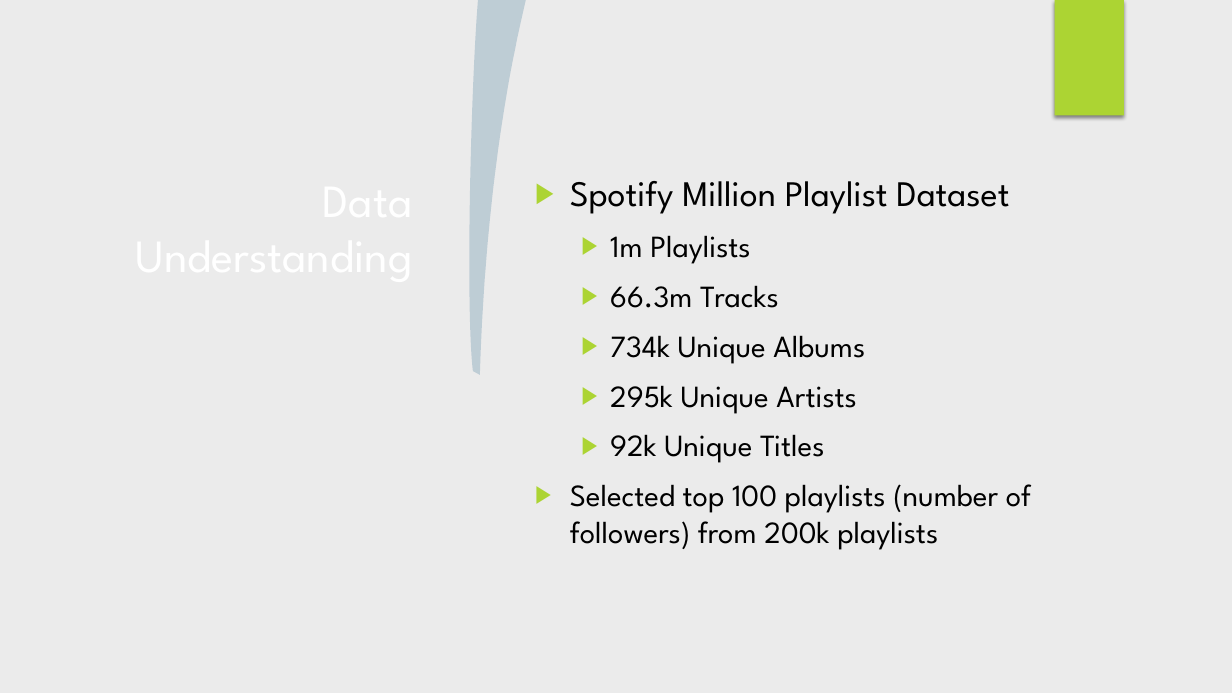
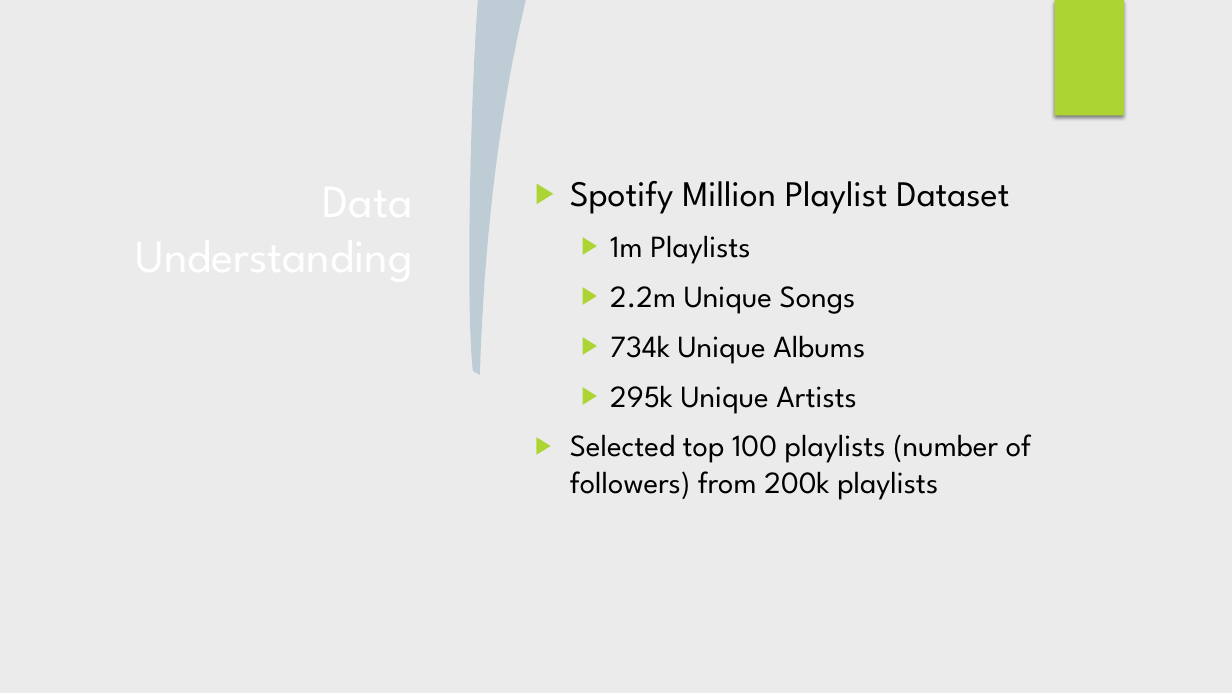
Before and after one commit to justingrisanti/dsc-capstone-project, a slide deck: slide 5 of Project Presentation.pptx (slide 4 before the commit). Drawn at 1232x693 pixels with LibreOffice and Linux fonts; fonts in the diff are those of the drawing; background and template pictures are left out. Boxes give left, top, right and bottom in pixels: in the first picture for what was removed or moved away, otherwise in the second. Text is boxed around its words. In the diff, an @@ line names an element or a change of style, - is before the commit and + after.

```diff
--- a/Project Presentation.pptx
+++ b/Project Presentation.pptx
@@ text at <box>610,286,856,314</box>: text changed @@
-  ▶ 66.3m Tracks
+  ▶ 2.2m Unique Songs
@@ text at <box>610,434,824,463</box>: paragraph removed @@
-  ▶ 92k Unique Titles
```
Also in this commit, not shown: 7 other slides changed, 3 slides added, 16 other files.
